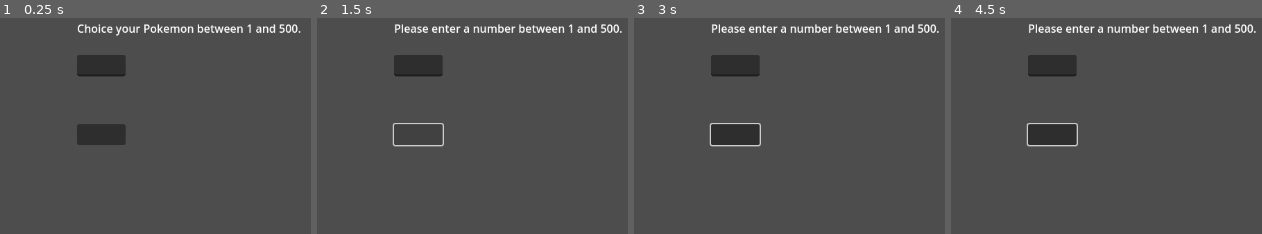
Above: before the commit, frames 1-4 (left to right).
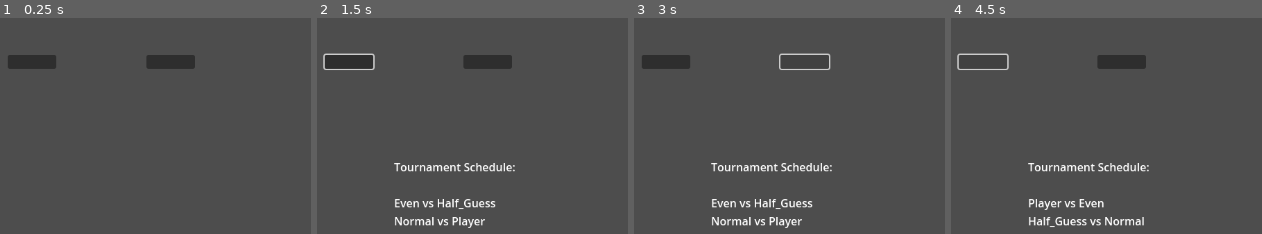
Above: after the commit, the same moments.

Repository: Quilfort/gameoff-2024
Game: Godot game, scene res://Scenes/tournament.tscn
The game is run twice, just before and just after one commit, with the same random seed, the same clock (stepped at 60 frames per second) and the same inputs. Before the commit the project starts from res://Scenes/before_battle.tscn.
Inputs (mouse positions are in pixels of both pictures, inside the frame that each line leads up to):
- Up to frame 1 (0.25 s): no input
- Up to frame 2 (1.5 s): click (348, 61) at 0.52 s; click (419, 134) at 1.27 s
- Up to frame 3 (3 s): click (736, 134) at 2.02 s; click (805, 61) at 2.77 s
- Up to frame 4 (4.5 s): click (1122, 61) at 3.52 s; click (982, 61) at 4.27 s

The runs differ from the first frame. In frame 1, 6.5% of the frame differs, in the area x 2-97%, y 2-59%; in frame 2, 7.7%; in frame 3, 8.2%; in frame 4, 8.2%, in the area x 1-99%, y 2-97%.

Commit message:
Start with Draft

Diff:
--- /dev/null
+++ b/game-off-2024/Scenes/tournament.tscn
@@ -0,0 +1,26 @@
+[gd_scene load_steps=2 format=3 uid="uid://5v8ykpbewox1"]
+
+[ext_resource type="Script" path="res://Scripts/draft_players.gd" id="1_gf848"]
+
+[node name="Tournament" type="Node2D"]
+script = ExtResource("1_gf848")
+
+[node name="TournamentScheduleLabel" type="Label" parent="."]
+offset_left = 300.0
+offset_top = 300.0
+offset_right = 370.0
+offset_bottom = 350.0
+
+[node name="DraftButton" type="Button" parent="."]
+offset_left = 200.0
+offset_top = 150.0
+offset_right = 270.0
+offset_bottom = 170.0
+
+[node name="NextBattleButton" type="Button" parent="."]
+offset_left = 400.0
+offset_top = 150.0
+offset_right = 470.0
+offset_bottom = 170.0
+
+[connection signal="pressed" from="DraftButton" to="." method="_on_draft_button_pressed"]
--- a/game-off-2024/Scripts/Singleton/computer_data.gd
+++ b/game-off-2024/Scripts/Singleton/computer_data.gd
@@ -1,26 +1,31 @@
 extends Node
 
-var template = {
-	"name": "",
-	"computer_strategy": ""
-}
+#var template = {
+	#"id": ",",
+	#"name": "",
+	#"computer_strategy": ""
+#}
 
 var normal = {
+	"id": 1,
 	"name": "Normal",
 	"computer_strategy": "normal"
 }
 
 var uneven = {
+	"id": 2,
 	"name": "Uneven",
 	"computer_strategy": "uneven"
 }
 
 var even = {
+	"id": 3,
 	"name": "Even",
 	"computer_strategy": "even"
 }
 
 var half_guess = {
+	"id": 4,
 	"name": "Half_Guess",
 	"computer_strategy": "half_guess"
 }
--- /dev/null
+++ b/game-off-2024/Scripts/Singleton/tournament_data.gd
@@ -0,0 +1,3 @@
+extends Node
+
+var MAX_PLAYERS = 4
--- a/game-off-2024/Scripts/before_battle.gd
+++ b/game-off-2024/Scripts/before_battle.gd
@@ -6,7 +6,7 @@
 var game_started = false
 
 ## Add Check to Default to Normal if Computer Name is not accesable
-var computer_player = "normal"
+var computer_player = "half_guess"
 var computer = ComputerData.get(computer_player)
 var computer_name = computer.name
 var computer_strategy = computer.computer_strategy.to_lower()
--- /dev/null
+++ b/game-off-2024/Scripts/draft_players.gd
@@ -0,0 +1,50 @@
+extends Node2D
+
+var MAX_PLAYERS = TournamentData.MAX_PLAYERS
+var computer_opponents = []  # List to store selected computers
+var player = {"id": 0, "name": "Player", "computer_strategy": "manual"}
+
+# Function to randomly draft MAX_PLAYERS - 1 computers
+func draft_opponents():
+	var all_computers = [ComputerData.normal, ComputerData.uneven, ComputerData.even, ComputerData.half_guess]
+	all_computers.shuffle()  # Randomize the order
+
+	# Select MAX_PLAYERS - 1 computers
+	return all_computers.slice(0, MAX_PLAYERS - 1)
+
+# Function to create random duos
+func create_duos(participants):
+	participants.shuffle()  # Shuffle the participants list
+	var pairings = []
+
+	# Pair participants into duos
+	for i in range(0, participants.size(), 2):
+		if i + 1 < participants.size():
+			pairings.append({"team1": participants[i], "team2": participants[i + 1]})
+	return pairings
+
+# Function to display the tournament schedule
+func display_schedule(pairings):
+	var schedule_text = "Tournament Schedule:\n\n"
+
+	for pair in pairings:
+		var team1 = pair["team1"].name
+		var team2 = pair["team2"].name
+		schedule_text += "%s vs %s\n" % [team1, team2]
+
+	$TournamentScheduleLabel.text = schedule_text
+	print(schedule_text)  # For debugging/logging
+
+func _on_draft_button_pressed():
+	# Ensure only needed amount of computers are selected
+	computer_opponents = draft_opponents()
+
+	# Add the player to the list
+	var participants = computer_opponents.duplicate()
+	participants.append(player)
+
+	# Randomize and pair participants
+	var pairings = create_duos(participants)
+
+	# Display the pairings in the TournamentScheduleLabel
+	display_schedule(pairings)
--- a/game-off-2024/project.godot
+++ b/game-off-2024/project.godot
@@ -11,7 +11,7 @@
 [application]
 
 config/name="Game Off 2024"
-run/main_scene="res://Scenes/before_battle.tscn"
+run/main_scene="res://Scenes/tournament.tscn"
 config/features=PackedStringArray("4.3", "GL Compatibility")
 config/icon="res://icon.svg"
 
@@ -20,6 +20,7 @@
 BattleData="*res://Scripts/Singleton/battle_data.gd"
 BattleHistory="*res://Scripts/Singleton/battle_history.gd"
 ComputerData="*res://Scripts/Singleton/computer_data.gd"
+TournamentData="*res://Scripts/Singleton/tournament_data.gd"
 
 [rendering]
 
